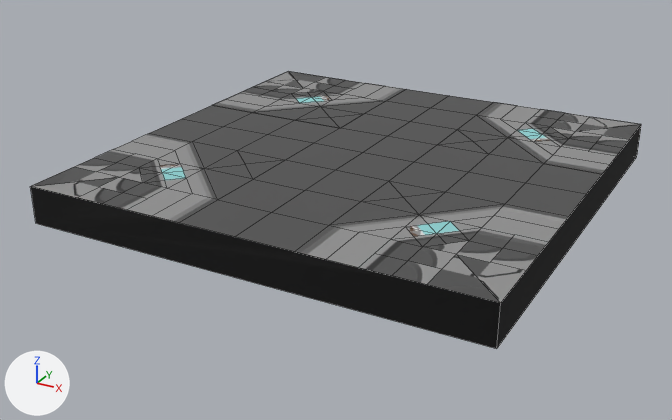
Two versions of the FBX model OMH_Proto/Assets/[Project]/Visuals/ENV/ENV_Decor/ENV_Static/ENV_Structures_Ground/Corridor/Corridor4opening.fbx, one commit apart.
The view is the same before and after, from a 50 mm lens placed at (-46.67, -27.07, 4.54), pointed at (-52.21, -17.0, -0.49). Lighting does not change. The marker at lower left points along +X, +Y and +Z. Mesh edges are drawn as thin lines. Vertices at the same position are counted once.

The first picture shows 'SolHangar.004'.
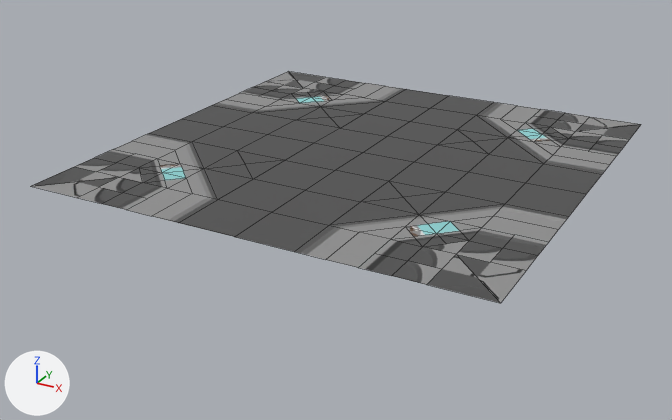
Boxes (x1, y1, x2, y2) around the edits, measured in the pictures (672 x 420 px; the box of a moved part takes in the faces that stretch with it):
'SolHangar.004', reshaped (17% shorter): before (31, 72, 641, 349); after (32, 72, 641, 303)
part 1 of me_plane_115, moved or reshaped: before (31, 72, 641, 349); after (212, 72, 641, 174)

Edits to the bpy script that builds the scene:
```text
Change me_plane_115:
    used by ob_solhangar_004; location = (-52.09, -17.15, 0.24)
    remove me_plane_115.from_pydata(...)  # 201 vertices, 188 faces; spans x -2.91..3.09, y -2.49..3.51, z -0.49..0.01
    add me_plane_115.from_pydata(...)  # 169 vertices, 184 faces; spans x -2.91..3.09, y -2.49..3.51, z 0.01
    me_plane_115 part 1
    32 vertices are removed from x -2.91..3.09, y -2.49..3.51, z -0.49..0.01
    40 faces are deleted
    28 new faces join them, mat_trimsheetground_002
    8 new faces join them, mat_trimsheetsolalt
    remove me_plane_115.materials.append(mat_void)  # black #000000
```
